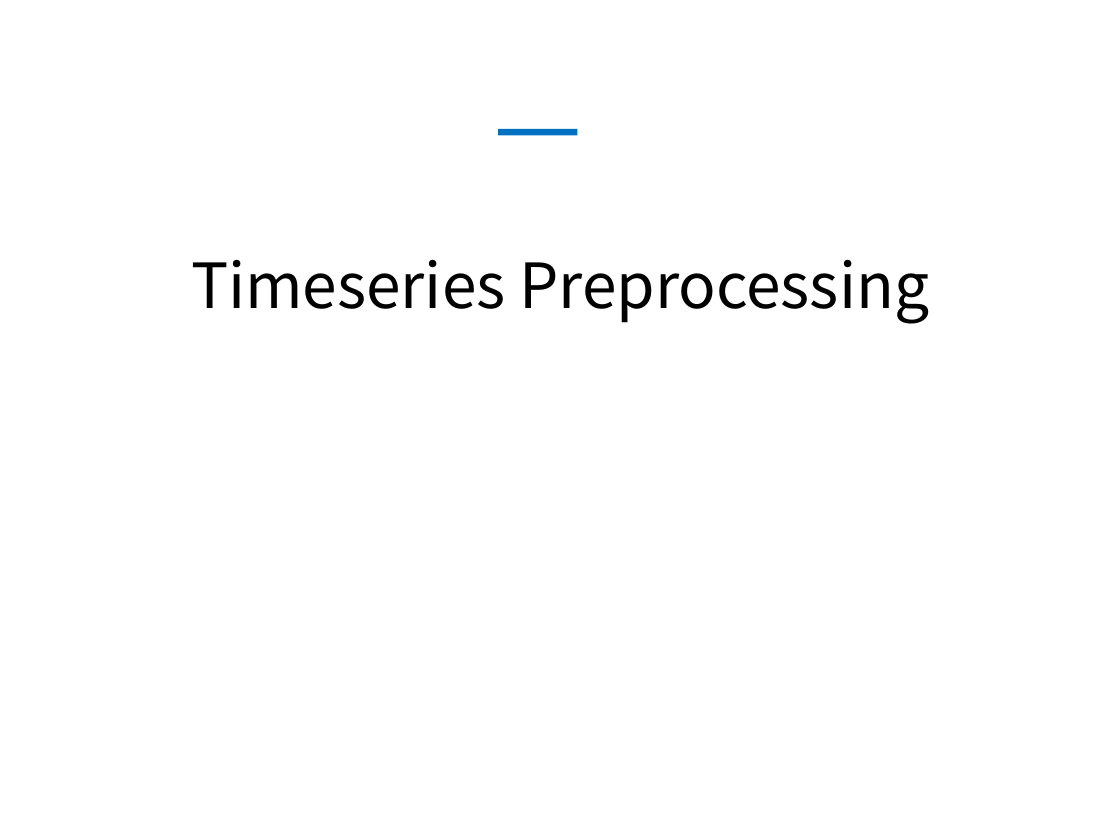
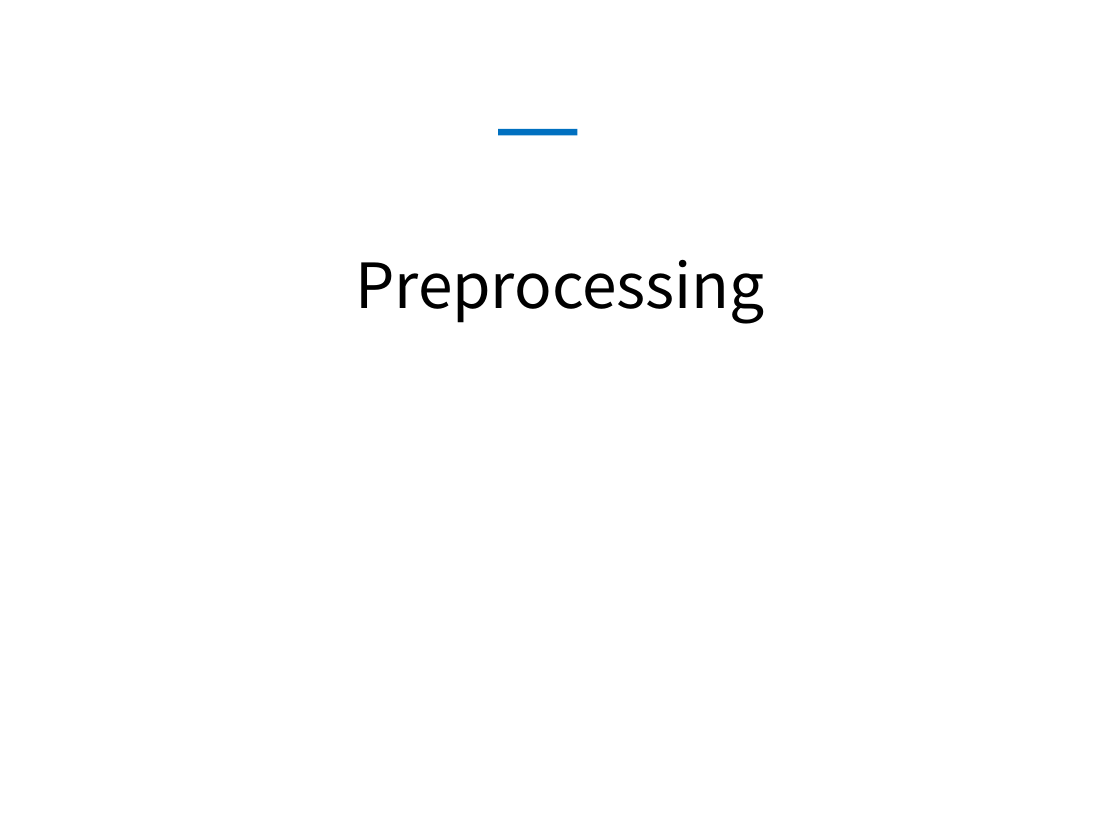
Before and after one commit to Heechul90/Preprocessing, a slide deck: slide 1 of rnn/파이썬 전처리 코드 모듈화 설명.pptx. Drawn at 1120x840 pixels with LibreOffice and Linux fonts; fonts in the diff are those of the drawing; background and template pictures are left out. Boxes give left, top, right and bottom in pixels: in the first picture for what was removed or moved away, otherwise in the second. Text is boxed around its words. In the diff, an @@ line names an element or a change of style, - is before the commit and + after.

Commit message:
preprocessing

```diff
--- a/rnn/파이썬 전처리 코드 모듈화 설명.pptx
+++ b/rnn/파이썬 전처리 코드 모듈화 설명.pptx
@@ text at (355, 259, 765, 323): text changed @@
-Timeseries Preprocessing
+Preprocessing
```
Also in this commit, not shown: 1 other slide changed, 7 slides added, 10 other files.
